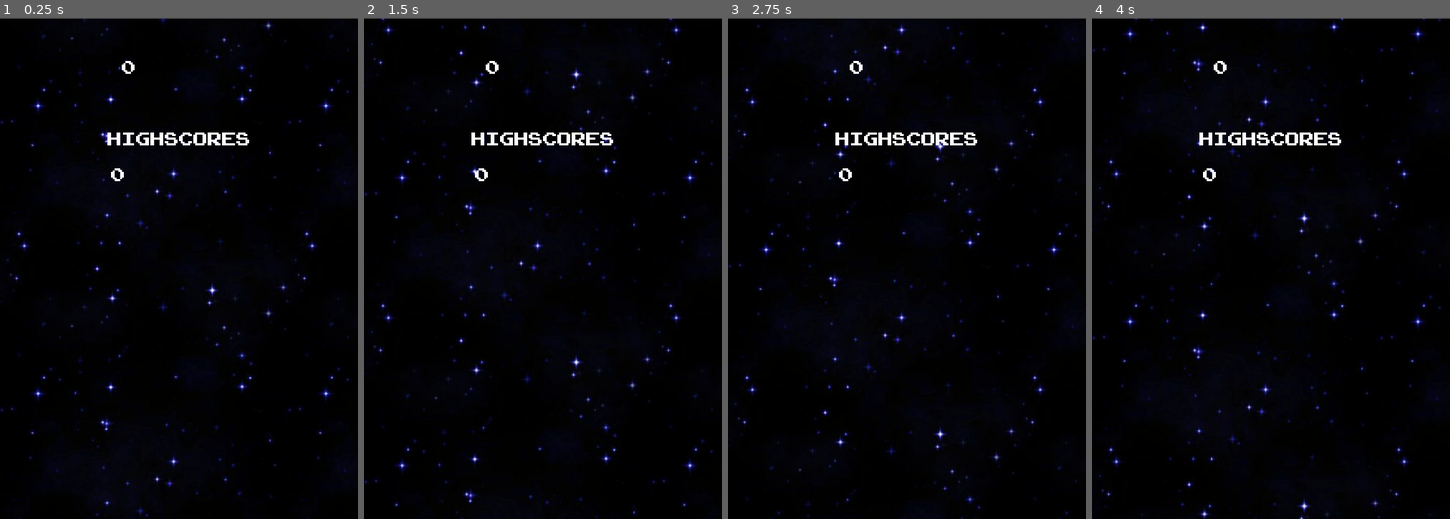
Above: before the commit, frames 1-4 (left to right).
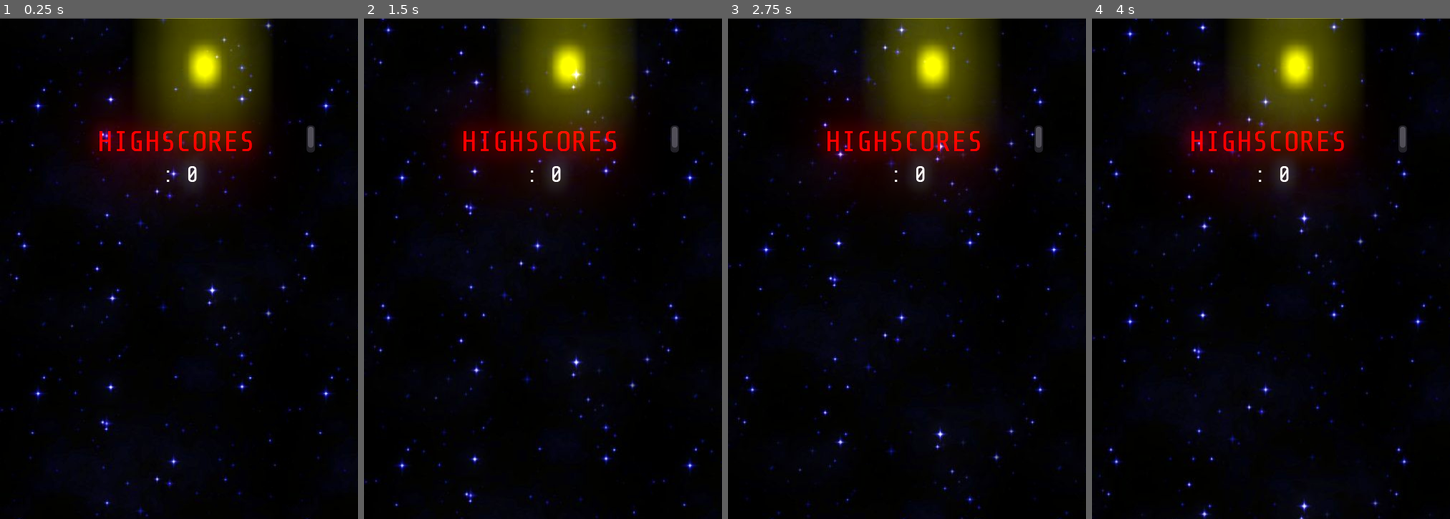
Above: after the commit, the same moments.

Repository: mastheusum/Infinity-Runner-Vertical
Game: Godot game, scene res://Scenes/EndGame.tscn
Same seed, same stepped clock (60 frames per second), same inputs: the game is played once before the commit and once after it. This scene is started directly instead of the project's main scene.
Inputs (mouse positions are in pixels of both pictures, inside the frame that each line leads up to):
- Up to frame 1 (0.25 s): no input
- Up to frame 2 (1.5 s): move the mouse to (621, 243) at 0.52 s; move the mouse to (471, 293) at 1.27 s
- Up to frame 3 (2.75 s): move the mouse to (942, 158) at 2.02 s
- Up to frame 4 (4 s): move the mouse to (1253, 368) at 2.77 s; move the mouse to (1378, 343) at 3.52 s

The runs differ from the first frame. In frame 1, 12% of the frame differs, in the area x 25-88%, y 0-82%; in frame 2, 12%, in the area x 25-88%, y 0-70%; in frame 3, 12%; in frame 4, 12%.

Commit message:
Updates in project

Diff:
--- /dev/null
+++ b/Instantiable/WorldEnvironment.tscn
@@ -0,0 +1,19 @@
+[gd_scene load_steps=3 format=2]
+
+[ext_resource path="res://Script/WorldEnv.gd" type="Script" id=1]
+
+[sub_resource type="Environment" id=1]
+background_mode = 4
+background_energy = 2.0
+ambient_light_energy = 2.0
+glow_enabled = true
+glow_intensity = 0.2
+glow_blend_mode = 0
+glow_hdr_threshold = 0.4
+glow_hdr_scale = 0.0
+adjustment_enabled = true
+adjustment_saturation = 1.2
+
+[node name="WorldEnvironment" type="WorldEnvironment"]
+environment = SubResource( 1 )
+script = ExtResource( 1 )
--- a/Scenes/Cenário.tscn
+++ b/Scenes/Cenário.tscn
@@ -1,8 +1,13 @@
-[gd_scene load_steps=4 format=2]
+[gd_scene load_steps=6 format=2]
 
 [ext_resource path="res://Instantiable/Background.tscn" type="PackedScene" id=1]
 [ext_resource path="res://Script/Cenário.gd" type="Script" id=2]
 [ext_resource path="res://Instantiable/triangulo.tscn" type="PackedScene" id=3]
+[ext_resource path="res://Fonts/ShareTechMono-Regular.ttf" type="DynamicFontData" id=4]
+
+[sub_resource type="DynamicFont" id=6]
+size = 40
+font_data = ExtResource( 4 )
 
 [node name="Cenário" type="Node2D"]
 script = ExtResource( 2 )
@@ -12,16 +17,13 @@
 [node name="GUI" type="MarginContainer" parent="."]
 margin_right = 500.0
 margin_bottom = 40.0
-__meta__ = {
-"_edit_use_anchors_": false
-}
 
-[node name="Label" type="Label" parent="GUI"]
-margin_top = 13.0
+[node name="Label" type="RichTextLabel" parent="GUI"]
 margin_right = 500.0
-margin_bottom = 27.0
-text = "asdasd"
-align = 1
+margin_bottom = 40.0
+custom_fonts/normal_font = SubResource( 6 )
+bbcode_enabled = true
+bbcode_text = "[center]"
 
 [node name="Player" parent="." instance=ExtResource( 3 )]
 position = Vector2( 265.036, 578.096 )
@@ -32,5 +34,6 @@
 
 [node name="TimeCount" type="Timer" parent="."]
 autostart = true
+
 [connection signal="timeout" from="Spawn Blocos" to="." method="_on_Spawn_Blocos_timeout"]
 [connection signal="timeout" from="TimeCount" to="Player" method="_on_TimeCount_timeout"]
--- a/Scenes/EndGame.tscn
+++ b/Scenes/EndGame.tscn
@@ -1,11 +1,15 @@
-[gd_scene load_steps=5 format=2]
+[gd_scene load_steps=6 format=2]
 
 [ext_resource path="res://Instantiable/Background.tscn" type="PackedScene" id=1]
 [ext_resource path="res://Script/EndGame.gd" type="Script" id=2]
-[ext_resource path="res://Fonts/ArcadeClassicFont.ttf" type="DynamicFontData" id=3]
+[ext_resource path="res://Fonts/ShareTechMono-Regular.ttf" type="DynamicFontData" id=3]
 
-[sub_resource type="DynamicFont" id=1]
-size = 36
+[sub_resource type="DynamicFont" id=2]
+size = 32
+font_data = ExtResource( 3 )
+
+[sub_resource type="DynamicFont" id=6]
+size = 40
 font_data = ExtResource( 3 )
 
 [node name="EndGame" type="Node2D"]
@@ -13,34 +17,39 @@
 
 [node name="Background" parent="." instance=ExtResource( 1 )]
 
-[node name="CurrentPlayer" type="Label" parent="."]
-margin_left = 150.0
+[node name="CurrentPlayer" type="RichTextLabel" parent="."]
+self_modulate = Color( 1, 0.839216, 0, 1 )
+margin_left = 64.0
 margin_top = 50.0
-margin_right = 350.0
+margin_right = 440.0
 margin_bottom = 88.0
-custom_fonts/font = SubResource( 1 )
-text = "asdasd"
-__meta__ = {
-"_edit_use_anchors_": false
-}
+rect_min_size = Vector2( 376, 38 )
+custom_fonts/normal_font = SubResource( 2 )
+bbcode_enabled = true
+bbcode_text = "[center]0"
+text = "0"
 
-[node name="Title" type="Label" parent="."]
-margin_left = 150.0
+[node name="Title" type="RichTextLabel" parent="."]
+self_modulate = Color( 1, 0, 0, 1 )
+margin_left = 64.0
 margin_top = 150.0
-margin_right = 350.0
+margin_right = 264.0
 margin_bottom = 188.0
-custom_fonts/font = SubResource( 1 )
-text = "highscores"
-__meta__ = {
-"_edit_use_anchors_": false
-}
+rect_min_size = Vector2( 376, 38 )
+custom_fonts/normal_font = SubResource( 6 )
+bbcode_enabled = true
+bbcode_text = "[center]HIGHSCORES"
+text = "HIGHSCORES"
 
-[node name="Scores" type="Label" parent="."]
-margin_left = 150.0
+[node name="Scores" type="RichTextLabel" parent="."]
+margin_left = 64.0
 margin_top = 200.0
-margin_right = 350.0
+margin_right = 440.0
 margin_bottom = 238.0
-custom_fonts/font = SubResource( 1 )
-__meta__ = {
-"_edit_use_anchors_": false
-}
+rect_min_size = Vector2( 376, 380 )
+custom_fonts/normal_font = SubResource( 2 )
+bbcode_enabled = true
+bbcode_text = "[center]Player1: 10
+Player2: 8"
+text = "Player1: 10
+Player2: 8"
--- a/Scenes/Menu.tscn
+++ b/Scenes/Menu.tscn
@@ -1,46 +1,195 @@
-[gd_scene load_steps=7 format=2]
+[gd_scene load_steps=12 format=2]
 
-[ext_resource path="res://Sprite/Buttons/btn Play.png" type="Texture" id=1]
-[ext_resource path="res://Instantiable/RadioButton.tscn" type="PackedScene" id=2]
+[ext_resource path="res://Sprite/Forms/triangulo2.png" type="Texture" id=2]
 [ext_resource path="res://Script/ButtonPlay.gd" type="Script" id=3]
 [ext_resource path="res://Instantiable/Background.tscn" type="PackedScene" id=4]
+[ext_resource path="res://Fonts/ShareTechMono-Regular.ttf" type="DynamicFontData" id=5]
 
-[sub_resource type="DynamicFontData" id=1]
-font_path = "res://Fonts/ArcadeClassicFont.ttf"
+[sub_resource type="Shader" id=1]
+code = "shader_type canvas_item;
 
-[sub_resource type="DynamicFont" id=2]
+uniform float scroll_speed = -0.2;
+
+void fragment(){
+    vec2 shifteduv = UV;
+    shifteduv.y += TIME * scroll_speed;
+    vec4 color = texture(TEXTURE, shifteduv);
+    COLOR = color;
+}"
+
+[sub_resource type="ShaderMaterial" id=2]
+shader = SubResource( 1 )
+shader_param/scroll_speed = -0.2
+
+[sub_resource type="ButtonGroup" id=3]
+resource_name = "Colors"
+
+[sub_resource type="DynamicFont" id=6]
+size = 40
+font_data = ExtResource( 5 )
+
+[sub_resource type="StyleBoxFlat" id=8]
+bg_color = Color( 1, 0.631373, 0, 1 )
+corner_radius_top_left = 16
+corner_radius_top_right = 16
+corner_radius_bottom_right = 16
+corner_radius_bottom_left = 16
+
+[sub_resource type="StyleBoxFlat" id=7]
+bg_color = Color( 1, 0.756863, 0.027451, 1 )
+corner_radius_top_left = 16
+corner_radius_top_right = 16
+corner_radius_bottom_right = 16
+corner_radius_bottom_left = 16
+
+[sub_resource type="DynamicFont" id=5]
 size = 24
-font_data = SubResource( 1 )
+font_data = ExtResource( 5 )
 
 [node name="Menu" type="Node2D"]
 
 [node name="Background" parent="." instance=ExtResource( 4 )]
+material = SubResource( 2 )
 margin_top = 2.50732
 margin_bottom = 732.507
 
-[node name="Control" parent="." instance=ExtResource( 2 )]
+[node name="Control" type="Control" parent="."]
 margin_top = 150.0
+margin_right = 40.0
 margin_bottom = 190.0
 
-[node name="BtnPlay" type="TextureButton" parent="."]
-margin_left = 125.0
-margin_top = 450.0
-margin_right = 381.0
-margin_bottom = 594.0
-texture_normal = ExtResource( 1 )
-texture_pressed = ExtResource( 1 )
-script = ExtResource( 3 )
+[node name="VBoxContainer" type="VBoxContainer" parent="Control"]
+margin_right = 40.0
+margin_bottom = 40.0
+rect_scale = Vector2( 0.2, 0.2 )
 __meta__ = {
 "_edit_use_anchors_": false
 }
 
-[node name="TextEdit" type="TextEdit" parent="."]
-margin_left = 150.0
-margin_top = 400.0
-margin_right = 350.0
-margin_bottom = 435.0
-custom_fonts/font = SubResource( 2 )
-text = "digite seu nome"
+[node name="HBoxContainer" type="HBoxContainer" parent="Control/VBoxContainer"]
+margin_right = 2446.0
+margin_bottom = 508.0
+custom_constants/separation = 250
 __meta__ = {
 "_edit_use_anchors_": false
 }
+
+[node name="Red" type="CheckBox" parent="Control/VBoxContainer/HBoxContainer"]
+modulate = Color( 1, 0.27451, 0.27451, 1 )
+margin_right = 424.0
+margin_bottom = 508.0
+pressed = true
+group = SubResource( 3 )
+icon = ExtResource( 2 )
+__meta__ = {
+"_edit_use_anchors_": false
+}
+
+[node name="Blue" type="CheckBox" parent="Control/VBoxContainer/HBoxContainer"]
+modulate = Color( 0.258824, 0.368627, 0.862745, 1 )
+margin_left = 674.0
+margin_right = 1098.0
+margin_bottom = 508.0
+group = SubResource( 3 )
+icon = ExtResource( 2 )
+__meta__ = {
+"_edit_use_anchors_": false
+}
+
+[node name="Yellow" type="CheckBox" parent="Control/VBoxContainer/HBoxContainer"]
+modulate = Color( 1, 1, 0, 1 )
+margin_left = 1348.0
+margin_right = 1772.0
+margin_bottom = 508.0
+group = SubResource( 3 )
+icon = ExtResource( 2 )
+__meta__ = {
+"_edit_use_anchors_": false
+}
+
+[node name="Green" type="CheckBox" parent="Control/VBoxContainer/HBoxContainer"]
+modulate = Color( 0.258824, 0.862745, 0.266667, 1 )
+margin_left = 2022.0
+margin_right = 2446.0
+margin_bottom = 508.0
+group = SubResource( 3 )
+icon = ExtResource( 2 )
+__meta__ = {
+"_edit_use_anchors_": false
+}
+
+[node name="HBoxContainer2" type="HBoxContainer" parent="Control/VBoxContainer"]
+margin_top = 512.0
+margin_right = 2446.0
+margin_bottom = 1020.0
+custom_constants/separation = 250
+__meta__ = {
+"_edit_use_anchors_": false
+}
+
+[node name="Purple" type="CheckBox" parent="Control/VBoxContainer/HBoxContainer2"]
+modulate = Color( 0.713726, 0.258824, 0.862745, 1 )
+margin_right = 424.0
+margin_bottom = 508.0
+group = SubResource( 3 )
+icon = ExtResource( 2 )
+__meta__ = {
+"_edit_use_anchors_": false
+}
+
+[node name="White" type="CheckBox" parent="Control/VBoxContainer/HBoxContainer2"]
+margin_left = 674.0
+margin_right = 1098.0
+margin_bottom = 508.0
+group = SubResource( 3 )
+icon = ExtResource( 2 )
+__meta__ = {
+"_edit_use_anchors_": false
+}
+
+[node name="Orange" type="CheckBox" parent="Control/VBoxContainer/HBoxContainer2"]
+modulate = Color( 1, 0.494118, 0, 1 )
+margin_left = 1348.0
+margin_right = 1772.0
+margin_bottom = 508.0
+group = SubResource( 3 )
+icon = ExtResource( 2 )
+__meta__ = {
+"_edit_use_anchors_": false
+}
+
+[node name="Black" type="CheckBox" parent="Control/VBoxContainer/HBoxContainer2"]
+modulate = Color( 0.207843, 0.207843, 0.207843, 1 )
+margin_left = 2022.0
+margin_right = 2446.0
+margin_bottom = 508.0
+group = SubResource( 3 )
+icon = ExtResource( 2 )
+__meta__ = {
+"_edit_use_anchors_": false
+}
+
+[node name="BtnPlay" type="Button" parent="."]
+margin_left = 128.0
+margin_top = 448.0
+margin_right = 384.0
+margin_bottom = 592.0
+custom_colors/font_color_focus = Color( 1, 0, 0, 1 )
+custom_colors/font_color = Color( 1, 0, 0, 1 )
+custom_colors/font_color_pressed = Color( 1, 0, 0, 1 )
+custom_fonts/font = SubResource( 6 )
+custom_styles/hover = SubResource( 8 )
+custom_styles/pressed = SubResource( 8 )
+custom_styles/focus = SubResource( 8 )
+custom_styles/normal = SubResource( 7 )
+text = "PLAY"
+script = ExtResource( 3 )
+
+[node name="PlayerName" type="LineEdit" parent="."]
+margin_left = 128.0
+margin_top = 400.0
+margin_right = 384.0
+margin_bottom = 435.0
+custom_fonts/font = SubResource( 5 )
+align = 1
+placeholder_text = "digite seu nome"
--- /dev/null
+++ b/Scenes/Teste.tscn
@@ -0,0 +1,10 @@
+[gd_scene load_steps=3 format=2]
+
+[ext_resource path="res://Scenes/Menu.tscn" type="PackedScene" id=1]
+[ext_resource path="res://Instantiable/WorldEnvironment.tscn" type="PackedScene" id=2]
+
+[node name="Node2D" type="Node2D"]
+
+[node name="WorldEnvironment" parent="." instance=ExtResource( 2 )]
+
+[node name="Menu" parent="." instance=ExtResource( 1 )]
--- a/Script/ButtonPlay.gd
+++ b/Script/ButtonPlay.gd
@@ -1,20 +1,11 @@
-extends TextureButton
+extends Button
 
 var next_scene = preload("res://Scenes/Cenário.tscn")
 
 func _pressed():
-	var cor = Color(0, 0, 0)
-	for i in range(2):
-		for j in range(4):
-			var box = self.get_parent().get_child(1).get_child(0).get_child(i).get_child(j)
-			if (box.pressed):
-				cor = box.modulate
+	var group = $"../Control/VBoxContainer/HBoxContainer/Red".group
+	var cor = group.get_pressed_button().modulate
 
-	var cena = next_scene.instance()
-	cena.get_child(2).modulate = cor
-	cena.get_child(2).player_name = self.get_parent().get_child(3).text
-	self.get_parent().get_parent().add_child(cena)
-	self.get_parent().get_parent().remove_child(self.get_parent())
-# Called every frame. 'delta' is the elapsed time since the previous frame.
-#func _process(delta):
-#	pass
+	WorldEnv.player_color = cor
+	WorldEnv.player_name = $"../PlayerName".text
+	get_tree().change_scene("res://Scenes/Cenário.tscn")
--- a/Script/Cenário.gd
+++ b/Script/Cenário.gd
@@ -7,13 +7,14 @@
 var dificuldade = 0.5
 var pointsToNextLevel = 10
 
+
 func _process(delta):
-	if self.get_child(2).points == pointsToNextLevel:
+	if $Player.points == pointsToNextLevel:
 		dificuldade -= (dificuldade / 10)
-		self.get_child(3).wait_time -= (get_child(3).wait_time / 10)
+		$"Spawn Blocos".wait_time -= ($"Spawn Blocos".wait_time / 10)
 		pointsToNextLevel += (pointsToNextLevel + 10)
 
-	self.get_child(1).get_child(0).text = "Points: " + str(self.get_child(2).points)
+	$GUI/Label.bbcode_text = "[center]Points: " + str($Player.points)
 
 
 func _on_Spawn_Blocos_timeout():
--- a/Script/EndGame.gd
+++ b/Script/EndGame.gd
@@ -5,72 +5,47 @@
 var config = ConfigFile.new()
 var err = config.load(FILE_NAME)
 
+var new_player = false
 var player = {
 	"name" : "",
 	"score" : 0
 }
 
+class CustomSorter:
+	static func sort_descending(a, b):
+		return int(a[1]) > int(b[1])
+
 func _ready():
-	get_child(1).text = player["name"] + "    " + str(player["score"])
-	var rank = generate_rank()
+	$CurrentPlayer.modulate = WorldEnv.player_color as Color
+	$CurrentPlayer.bbcode_text = "[center]" + player["name"] + "    " + str(player["score"])
+	$Scores.bbcode_text = "[center]"
+	var rank = Array()
+	var rank_fields = read()
+	for key in rank_fields:
+		rank.append([key, rank_fields[key]])
 	print_rank(rank)
-	print(rank)
-	save(rank)
 
-func save(data):
-	for i in range(len(data[0])):
-		config.set_value("highscores", data[0][i], data[1][i])
+func save(data : Array):
+	for field in data:
+		config.set_value("highscores", field[0], field[1])
 	config.save(FILE_NAME)
 
-func read():
-	var result = []
-	var values = []
-	var keys = []
+func read() -> Dictionary:
+	var result = Dictionary()
 
-	for i in config.get_section_keys("highscores"):
-		keys.append(i)
-
-	if len(keys) > 0:
-		for i in keys:
-			values.append( config.get_value("highscores", i) )
-
-	result.append(keys)
-	result.append(values)
+	for key in config.get_section_keys("highscores"):
+		result[key] = config.get_value("highscores", key)
 
 	return result
 
-func generate_rank():
-	var current_rank = read()
-	if len(current_rank[0]) > 0:
-		current_rank = bubble_sort_duplo(current_rank)
-		for i in range(len(current_rank[1])):
-			if current_rank[1][i] < player["score"]:
-				current_rank[0].insert(i, player["name"])
-				current_rank[1].insert(i, player["score"])
+func print_rank(rank : Array):
+	var custom_rank = rank.duplicate()
+	rank.append([player['name'], player["score"]])
+	custom_rank.append(["[color="+ (WorldEnv.player_color as Color).to_html() +"]"+player['name'], str(player["score"]) + "[/color]"])
 
-		if len(current_rank[1]) > 10:
-			current_rank[0].pop_back()
-			current_rank[1].pop_back()
-	else:
-		current_rank[0].append(player["name"])
-		current_rank[1].append(player["score"])
-
-	return current_rank
-
-func print_rank(rank):
-	for i in range(len(rank[0])):
-		self.get_child(3).text += rank[0][i] + " " + str(rank[1][i]) + "\n"
-
-func bubble_sort_duplo(array):
-	var tmp
-	for i in range(len(array[0])):
-		for j in range(i):
-			if array[1][j] < array[1][i]:
-				tmp = array[0][j]
-				array[0][j] = array[0][i]
-				array[0][i] = tmp
-
-				tmp = array[1][j]
-				array[1][j] = array[1][i]
-				array[1][i] = tmp
-	return array
+	rank.sort_custom(CustomSorter, "sort_descending")
+	custom_rank.sort_custom(CustomSorter, "sort_descending")
+	for i in range(len(custom_rank)):
+		$Scores.bbcode_text += custom_rank[i][0] + ": " + str(custom_rank[i][1]) + "\n"
+	if new_player:
+		save(rank)
--- /dev/null
+++ b/Script/WorldEnv.gd
@@ -0,0 +1,4 @@
+extends WorldEnvironment
+
+var player_color := Color(255,255,255)
+var player_name : String = ""
--- a/Script/triangulo.gd
+++ b/Script/triangulo.gd
@@ -9,6 +9,8 @@
 
 # Called when the node enters the scene tree for the first time.
 func _ready():
+	player_name = WorldEnv.player_name
+	self.modulate = WorldEnv.player_color
 	self.gravity_scale = 0
 	self.weight = 2
 
--- a/project.godot
+++ b/project.godot
@@ -10,18 +10,17 @@
 
 _global_script_classes=[  ]
 _global_script_class_icons={
-
 }
 
 [application]
 
-config/name="zInfinity Runner Vertical"
+config/name="Infinity Runner Vertical"
 run/main_scene="res://Scenes/Menu.tscn"
 config/icon="res://icon.png"
 
 [autoload]
 
-Savefile="*res://Script/Savefile.gd"
+WorldEnv="*res://Instantiable/WorldEnvironment.tscn"
 
 [display]
 
Binary file added: Fonts/ShareTechMono-Regular.ttf
Binary file added: Screenshots/Captura de tela de 2023-03-13 10-14-20.png
Not shown, added: Screenshots/Captura de tela de 2023-03-13 10-14-20.png.import
Binary file added: Screenshots/Captura de tela de 2023-03-13 10-14-32.png
Not shown, added: Screenshots/Captura de tela de 2023-03-13 10-14-32.png.import
Binary file added: Screenshots/Captura de tela de 2023-03-13 10-14-55.png
Not shown, added: Screenshots/Captura de tela de 2023-03-13 10-14-55.png.import
Binary file added: Screenshots/Captura de tela de 2023-03-13 10-15-04.png
Not shown, added: Screenshots/Captura de tela de 2023-03-13 10-15-04.png.import
Binary file added: Screenshots/Captura de tela de 2023-03-13 10-15-45.png
Not shown, added: Screenshots/Captura de tela de 2023-03-13 10-15-45.png.import
Binary file added: Screenshots/Captura de tela de 2023-03-13 10-15-48.png
(and 1 more such lines)
